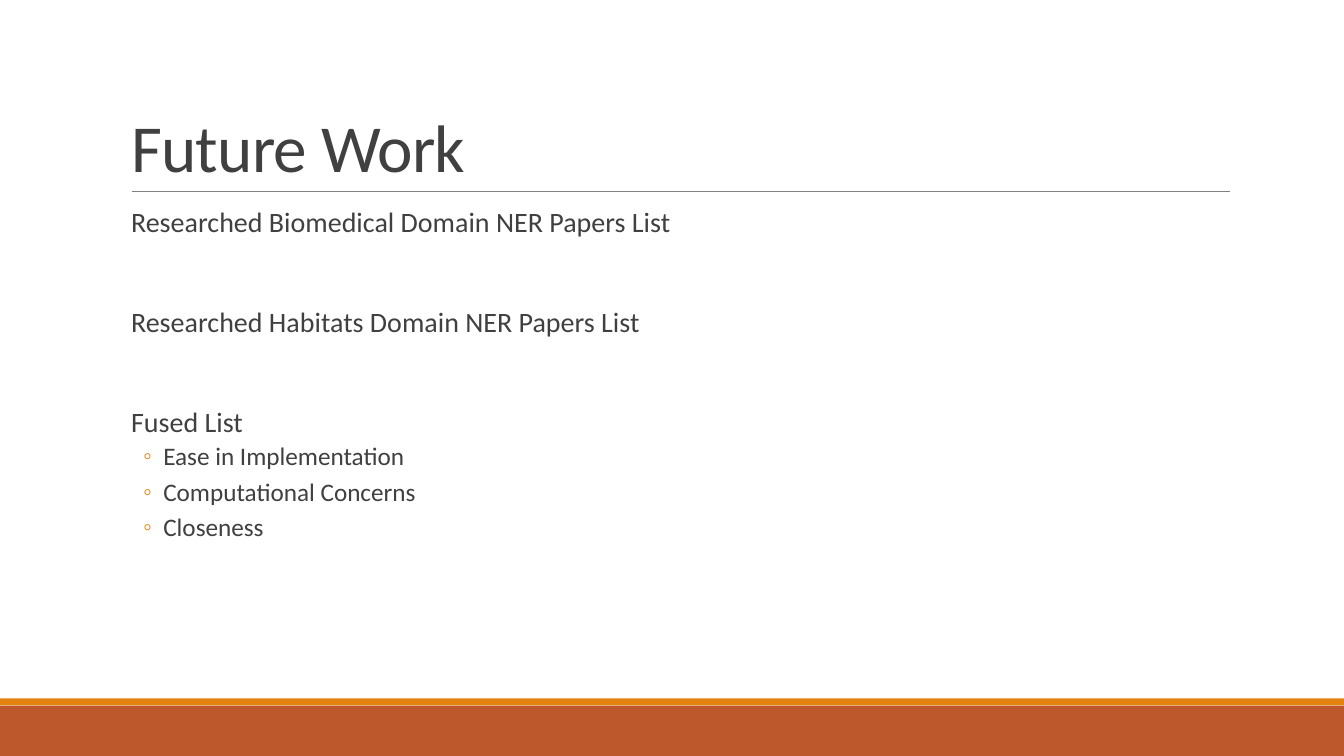
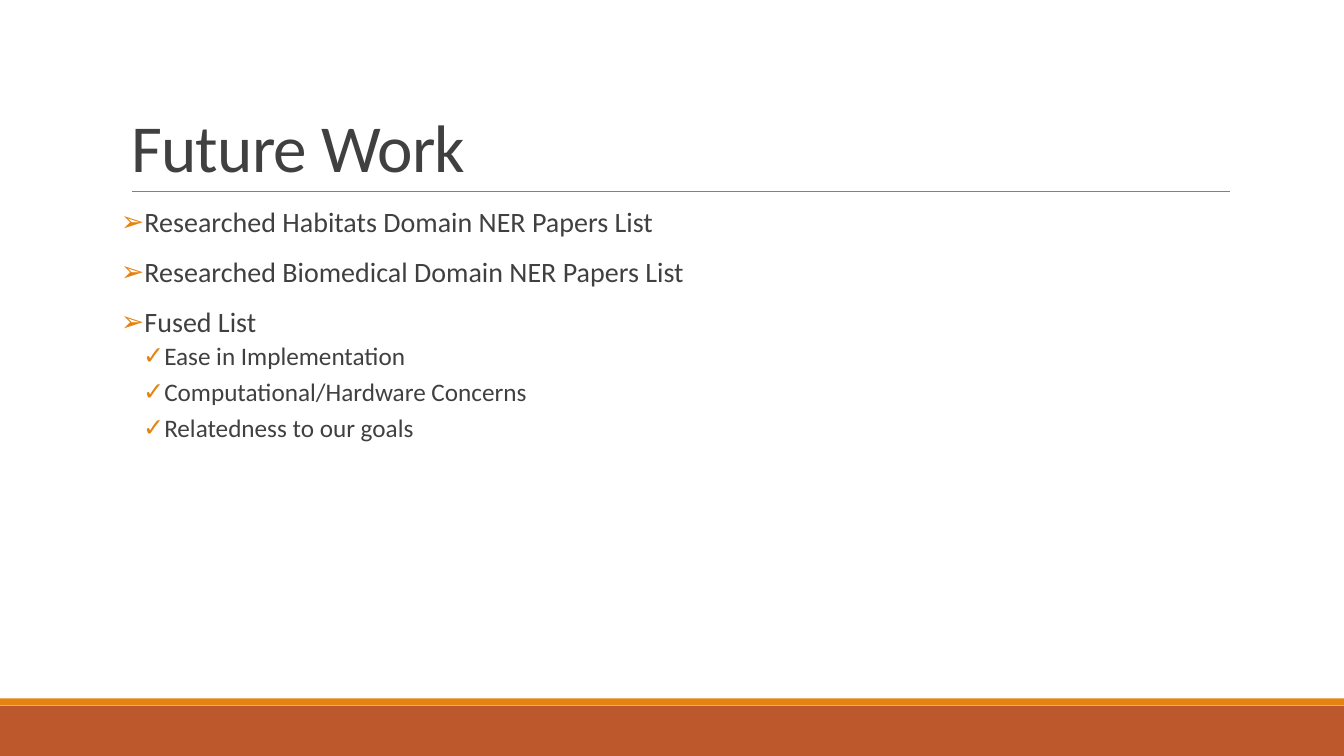
Before and after one commit to abdullahyldz/Cmpe493TermProject, a slide deck: slide 7 of Slides/Can Deveci.pptx. Drawn at 1344x756 pixels with LibreOffice and Linux fonts; fonts in the diff are those of the drawing. Boxes give left, top, right and bottom in pixels: in the first picture for what was removed or moved away, otherwise in the second. Text is boxed around its words. In the diff, an @@ line names an element or a change of style, - is before the commit and + after.

```diff
--- a/Slides/Can Deveci.pptx
+++ b/Slides/Can Deveci.pptx
@@ text at (144,212,653,237): paragraph added @@
+➢ Researched Habitats Domain NER Papers List
@@ text at (144,262,683,369): bullet   to ➢; bullet ◦ to ✓ @@
@@ text at (131,312,639,337): paragraph removed @@
-  Researched Habitats Domain NER Papers List
@@ text at (164,383,526,442): text changed @@
-  ◦ Computational Concerns
-  ◦ Closeness
+  ✓ Computational/Hardware Concerns
+  ✓ Relatedness to our goals
```
Also in this commit, not shown: 5 other slides changed, 2 slides added, 11 other files.
